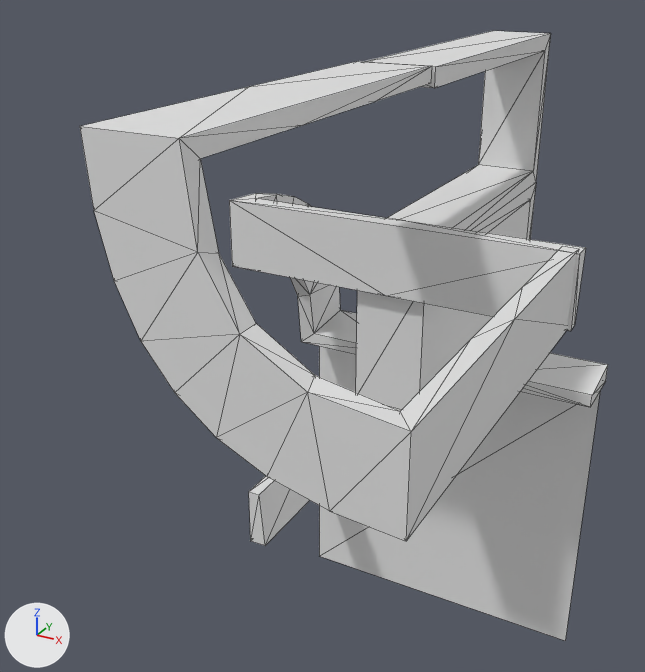
The OBJ model data/bmc/SET_4W2C/t_116.obj: old version first, new version second.
Camera for both pictures: a 50 mm camera at (0.72, -1.046, 0.636) aimed at (0.096, 0.087, 0.069). Every picture has the same lights, and +X, +Y and +Z are marked at lower left. Mesh edges are drawn as thin lines. Where no turn or scale is listed for an object, it has been applied to the vertices.

In view in the first picture: 't_116'.
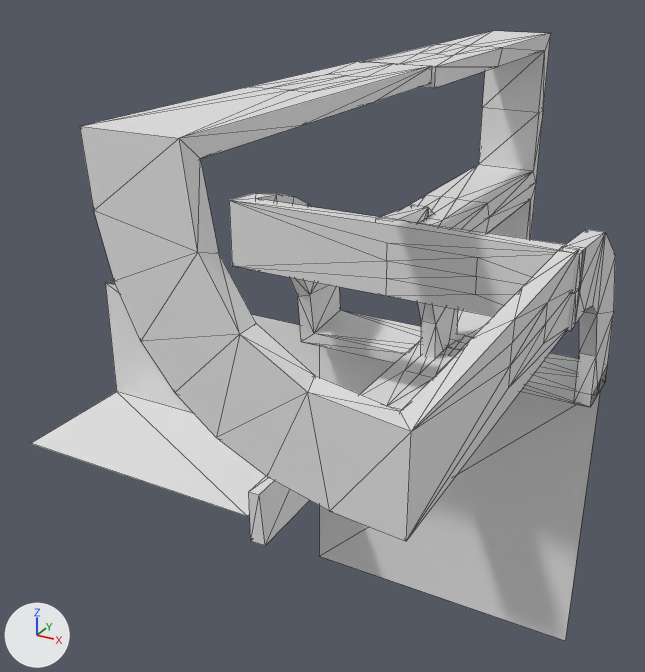
Pixel boxes [x1, y1, x2, y2] of what changed, in the pictures (645 x 672 px):
't_116', reshaped (11% wider)
    before: [80, 31, 608, 641]
    after: [31, 31, 615, 641]
part 1 of me_t_116, built on
    before: [82, 31, 608, 541]
    after: [31, 31, 615, 541]

The change, as a diff of the scene's bpy script:
```diff
--- a/data/bmc/SET_4W2C/t_116.obj.py
+++ b/data/bmc/SET_4W2C/t_116.obj.py
@@ me_t_116 @@
 # used by ob_t_116; location = (0.0, 0.0, 0.0)
-me_t_116.from_pydata(...)  # 164 vertices, 316 faces; spans x 0.0..0.5, y -0.5..0.5, z -0.5..0.501
+me_t_116.from_pydata(...)  # 343 vertices, 669 faces; spans x -0.5..0.5, y -0.5..0.5, z -0.5..0.501
+# me_t_116 part 1
+# 102 faces are deleted
+# 100 vertices are added at x -0.5..0.5, y -0.25..0.475, z -0.25..0.501
+# 8 new vertices lie (0.05, 0.0, 0.0) away from vertices in x 0.196..0.2, y 0.0, z 0.0..0.501
+# 8 new vertices lie (-0.025, 0.119, 0.0) away from vertices in x 0.25..0.3, y 0.0, z 0.025..0.475
+# 10 new vertices lie (0.0, 0.119, 0.0) away from vertices in x 0.225..0.275, y 0.0..0.119, z 0.025..0.475
+# 9 new vertices lie (-0.025, 0.0, 0.0) away from vertices in x 0.225..0.5, y 0.186..0.286, z 0.0..0.475
+# 7 new vertices lie (0.025, 0.125, 0.0) away from vertices in x 0.196..0.25, y -0.25..0.0, z 0.0..0.501
+# 9 new vertices lie (0.0, 0.125, 0.0) away from vertices in x 0.225..0.275, y 0.0..0.125, z 0.0..0.5
+# 11 new vertices lie (0.025, 0.0, 0.0) away from vertices in x 0.196..0.275, y -0.25..0.25, z 0.0..0.501
+# 5 new vertices lie (0.0, 0.025, 0.0) away from vertices in x 0.2..0.3, y 0.236..0.475, z 0.0..0.375
+# 6 new vertices lie (0.118, 0.0, 0.0) away from vertices in x 0.263, y 0.009..0.26, z 0.023..0.274
+# 6 new vertices lie (0.0, 0.118, 0.0) away from vertices in x 0.222..0.473, y -0.237, z 0.227..0.478
+# 455 new faces join them
```
